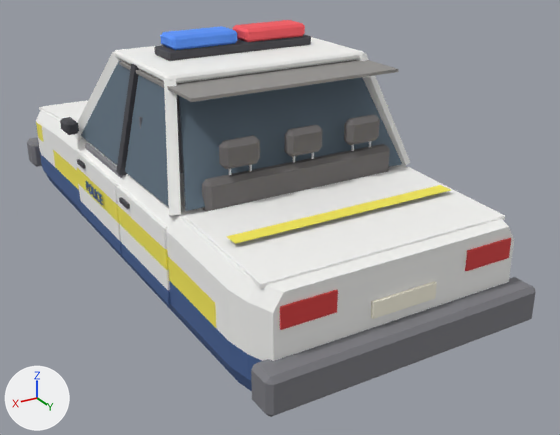
The glTF model assets/models/vehicles/police_car.glb, before and after one commit.
The view is the same before and after, from a camera (50 mm lens) standing at (2.51, 5.02, 2.1) and looking at (-0.25, 0.42, -0.2). Every picture has the same lights, and +X, +Y and +Z are marked at lower left. The first picture is the older version. Where no turn or scale is listed for an object, it has been applied to the vertices. Vertices at exactly the same position are counted once.

In view in the first picture: 'body', 'boot', 'boot_stripe', 'bumper_r', 'door_fr', 'door_rr', 'interior_headliner', 'interior_headrest.002', 'interior_headrest.003', 'interior_headrest.004', 'interior_headrest_post.005', 'interior_headrest_post.006', 'interior_headrest_post.007', 'interior_headrest_post.008', 'interior_headrest_post.009', 'interior_seatback.005', 'roof', 'win_fr', 'win_rear', 'win_rr' and 18 more.
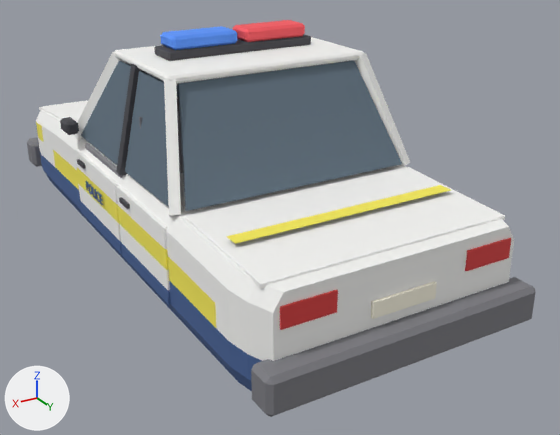
Not visible in the pictures: 'interior_headrest_post.004'.

Where the newer file only moved an object's origin or applied its transform, the numbers keep the older frame.

The change, as a diff of the scene's bpy script:
```diff
--- a/assets/models/vehicles/police_car.glb.py
+++ b/assets/models/vehicles/police_car.glb.py
@@ me_interior_headliner @@
-me_interior_headliner.from_pydata(...)  # 8 vertices, 12 faces; spans x -0.74..0.74, y -0.575..0.575, z -0.01..0.01
+me_interior_headliner.from_pydata(...)  # 8 vertices, 12 faces; spans x -0.66..0.66, y -0.405..0.405, z -0.01..0.01
+# me_interior_headliner part 1: the whole mesh is scaled about its middle by (0.892, 0.704, 1)
 me_interior_headliner.materials.append(mat_seat_hi)
@@ me_interior_seatback_005 @@
-me_interior_seatback_005.from_pydata(...)  # 24 vertices, 44 faces; spans x -0.69..0.69, y -0.05..0.05, z -0.14..0.14
+me_interior_seatback_005.from_pydata(...)  # 24 vertices, 44 faces; spans x -0.69..0.69, y -0.05..0.05, z -0.12..0.12
+# me_interior_seatback_005 part 2: all 12 vertices in x -0.69..0.69, y -0.05..0.05, z 0.11..0.14 are moved by (0.0, 0.0, -0.02)
+# me_interior_seatback_005 part 3: all 12 vertices in x -0.69..0.69, y -0.05..0.05, z -0.14..-0.11 are moved by (0.0, 0.0, 0.02)
 me_interior_seatback_005.materials.append(mat_seat)
@@ ob_interior_headliner @@
 ob_interior_headliner = bpy.data.objects.new('interior_headliner', me_interior_headliner)
-ob_interior_headliner.location = (0.0, 0.525, 0.98)
+ob_interior_headliner.location = (0.0, 0.285, 0.98)
@@ ob_interior_headrest_002 @@
-ob_interior_headrest_002 = bpy.data.objects.new('interior_headrest.002', me_interior_headrest_002)
@@ ob_interior_headrest_003 @@
-ob_interior_headrest_003 = bpy.data.objects.new('interior_headrest.003', me_interior_headrest_003)
@@ ob_interior_headrest_004 @@
-ob_interior_headrest_004 = bpy.data.objects.new('interior_headrest.004', me_interior_headrest_004)
@@ ob_interior_headrest_post_004 @@
-ob_interior_headrest_post_004 = bpy.data.objects.new('interior_headrest_post.004', me_interior_headrest_post_004)
@@ ob_interior_headrest_post_005 @@
-ob_interior_headrest_post_005 = bpy.data.objects.new('interior_headrest_post.005', me_interior_headrest_post_005)
@@ ob_interior_headrest_post_006 @@
-ob_interior_headrest_post_006 = bpy.data.objects.new('interior_headrest_post.006', me_interior_headrest_post_006)
@@ ob_interior_headrest_post_007 @@
-ob_interior_headrest_post_007 = bpy.data.objects.new('interior_headrest_post.007', me_interior_headrest_post_007)
@@ ob_interior_headrest_post_008 @@
-ob_interior_headrest_post_008 = bpy.data.objects.new('interior_headrest_post.008', me_interior_headrest_post_008)
@@ ob_interior_headrest_post_009 @@
-ob_interior_headrest_post_009 = bpy.data.objects.new('interior_headrest_post.009', me_interior_headrest_post_009)
@@ ob_interior_seatback_005 @@
 ob_interior_seatback_005 = bpy.data.objects.new('interior_seatback.005', me_interior_seatback_005)
-ob_interior_seatback_005.location = (0.0, 1.1, 0.349)
+ob_interior_seatback_005.location = (0.0, 0.96, 0.29)
```

What differs and where, as boxes (x1, y1, x2, y2) in the pictures (560 x 435 px; the box of a moved part takes in the faces that stretch with it):
'interior_seatback.005', reshaped, moved (not visible afterwards): before (202, 144, 390, 212)
'interior_headliner', moved, rescaled (mostly hidden afterwards): before (119, 60, 398, 102); after (177, 61, 347, 85)
'interior_headrest.004', deleted: before (219, 135, 260, 169)
'interior_headrest.003', deleted: before (284, 124, 323, 157)
'interior_headrest.002', deleted: before (344, 114, 380, 145)
'interior_headrest_post.007', deleted: before (293, 156, 295, 163)
part 2 of me_interior_seatback_005, moved or reshaped (not visible afterwards): before (202, 144, 390, 187)
part 3 of me_interior_seatback_005, moved or reshaped (not visible afterwards): before (202, 150, 390, 212)
